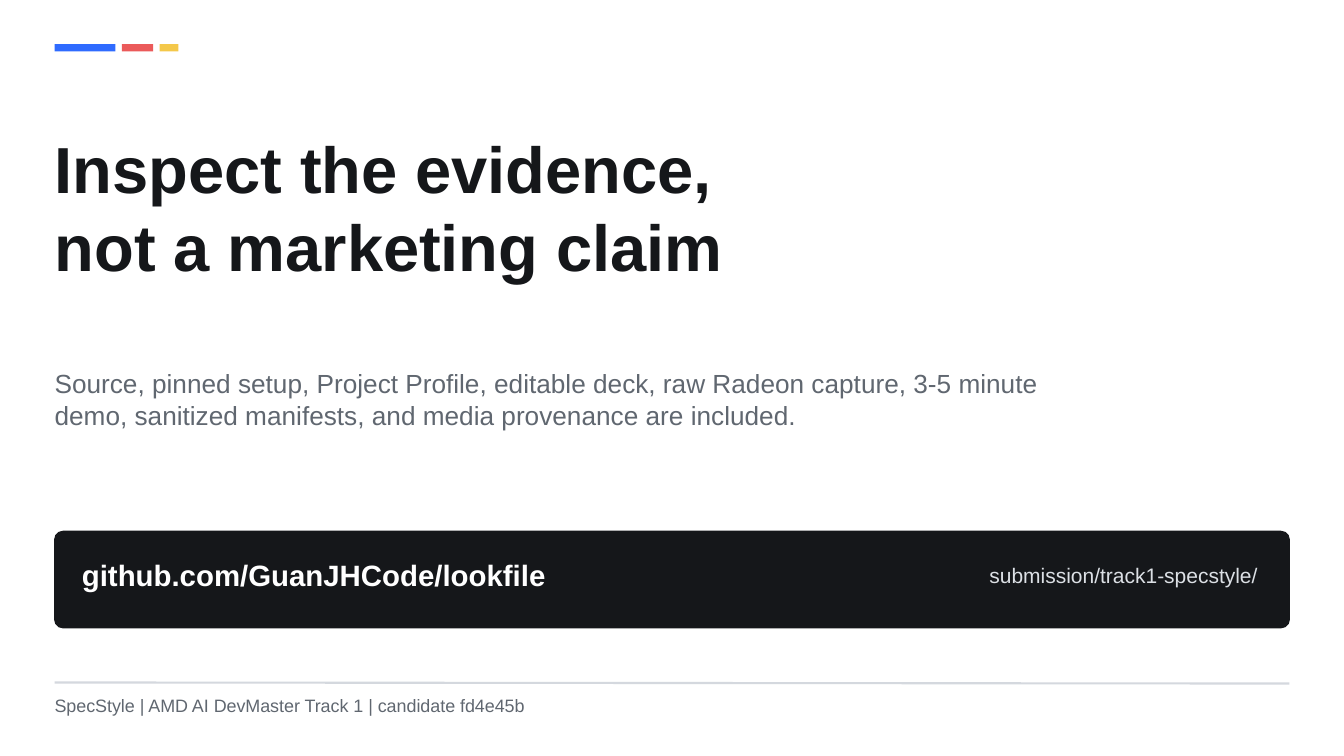
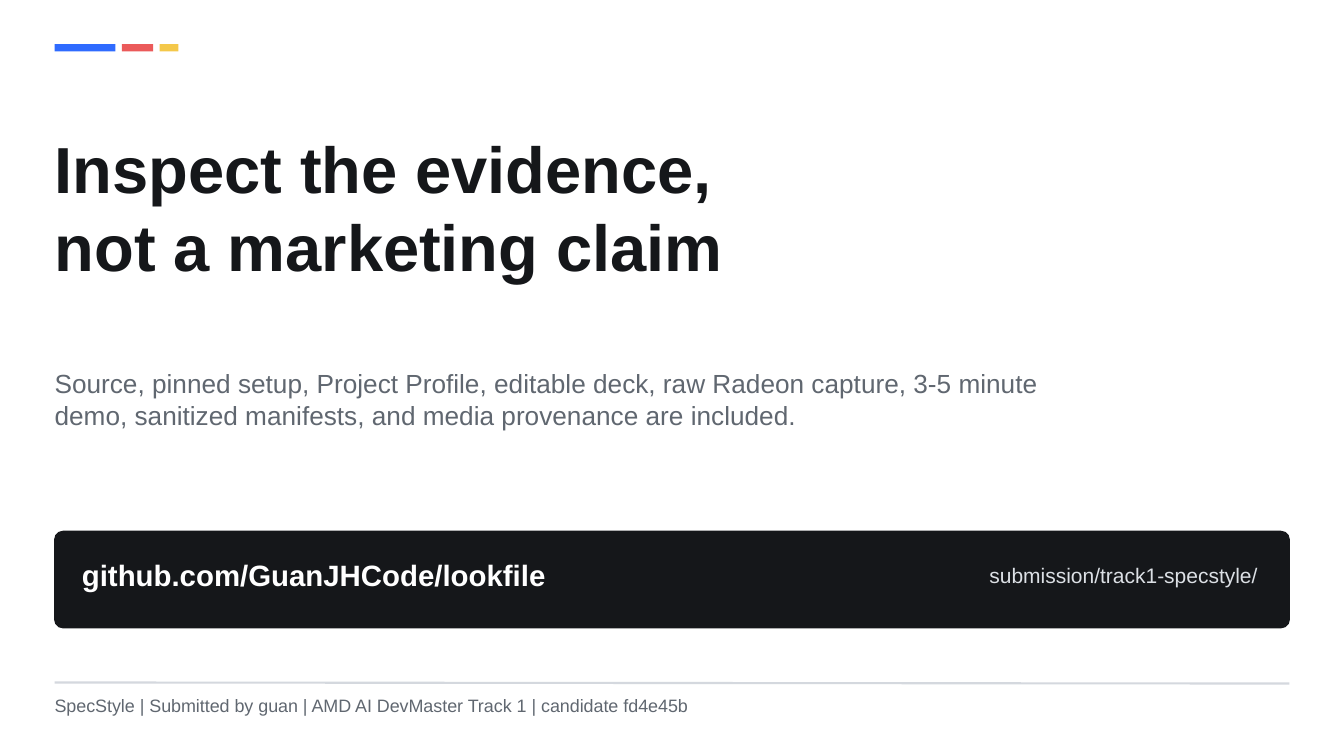
Before and after one commit to GuanJHCode/lookfile, a slide deck: slide 9 of submission/track1-specstyle/SpecStyle_Track1_Deck.pptx. Drawn at 1344x756 pixels with LibreOffice and Linux fonts; fonts in the diff are those of the drawing. Boxes give left, top, right and bottom in pixels: in the first picture for what was removed or moved away, otherwise in the second. Text is boxed around its words. In the diff, an @@ line names an element or a change of style, - is before the commit and + after.

```diff
--- a/submission/track1-specstyle/SpecStyle_Track1_Deck.pptx
+++ b/submission/track1-specstyle/SpecStyle_Track1_Deck.pptx
@@ text at [55,699,687,716]: text changed @@
-SpecStyle | AMD AI DevMaster Track 1 | candidate fd4e45b
+SpecStyle | Submitted by guan | AMD AI DevMaster Track 1 | candidate fd4e45b
```
Also in this commit, not shown: 1 other slide changed, 9 other files.
